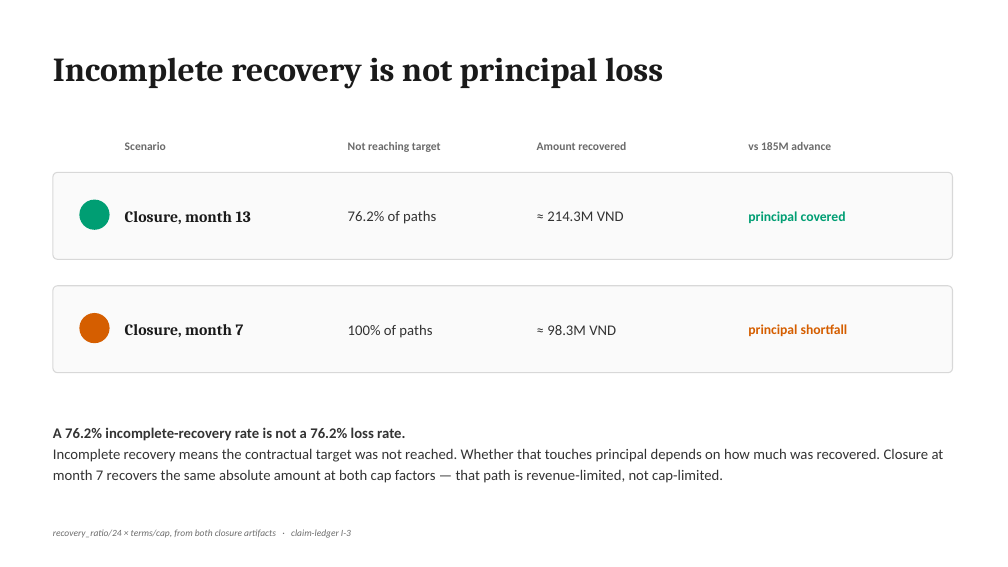
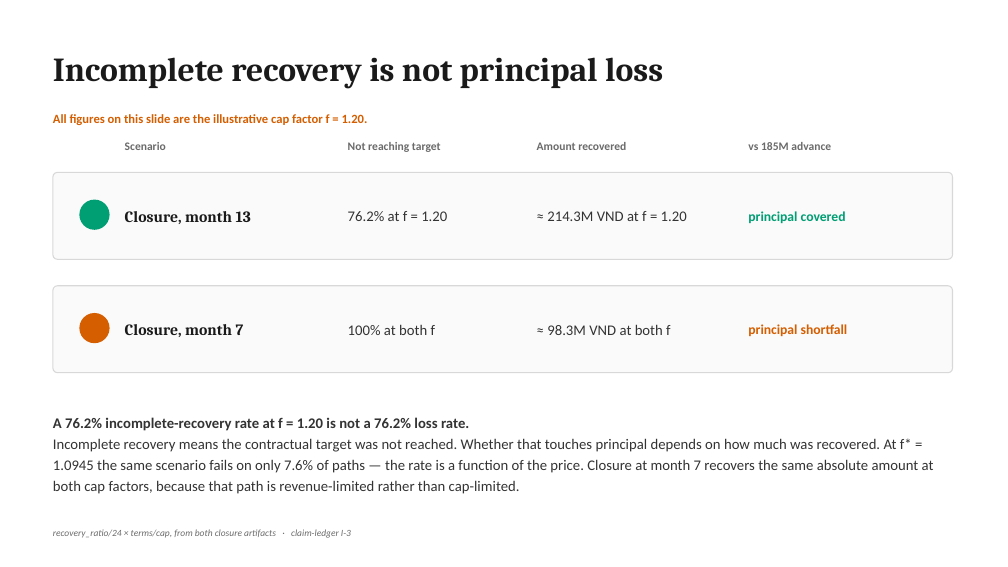
Before and after one commit to hoangle0919/sellerflow, a slide deck: slide 9 of research/publication/RBF_DECK.pptx. Drawn at 1008x567 pixels with LibreOffice and Linux fonts; fonts in the diff are those of the drawing. Boxes give left, top, right and bottom in pixels: in the first picture for what was removed or moved away, otherwise in the second. Text is boxed around its words. In the diff, an @@ line names an element or a change of style, - is before the commit and + after.

```diff
--- a/research/publication/RBF_DECK.pptx
+++ b/research/publication/RBF_DECK.pptx
@@ text added at box(53, 114, 368, 125), 12 pt, text #D55E00, bold @@
+All figures on this slide are the illustrative cap factor f = 1.20.
@@ text at box(348, 211, 447, 221): text changed @@
-76.2% of paths
+76.2% at f = 1.20
@@ text at box(547, 211, 687, 221): text changed @@
-≈ 214.3M VND
+≈ 214.3M VND at f = 1.20
@@ text at box(348, 324, 435, 335): text changed @@
-100% of paths
+100% at both f
@@ text at box(547, 324, 670, 335): text changed @@
-≈ 98.3M VND
+≈ 98.3M VND at both f
@@ text at box(53, 417, 934, 494): text changed @@
-A 76.2% incomplete-recovery rate is not a 76.2% loss rate.
-Incomplete recovery means the contractual target was not reached. Whether that touches principal depends on how much was recovered. Closure at month 7 recovers the same absolute amount at both cap factors — that path is revenue-limited, not cap-limited.
+A 76.2% incomplete-recovery rate at f = 1.20 is not a 76.2% loss rate.
+Incomplete recovery means the contractual target was not reached. Whether that touches principal depends on how much was recovered. At f* = 1.0945 the same scenario fails on only 7.6% of paths — the rate is a function of the price. Closure at month 7 recovers the same absolute amount at both cap factors, because that path is revenue-limited rather than cap-limited.
```
Also in this commit, not shown: 6 other slides changed, 1 other file.
